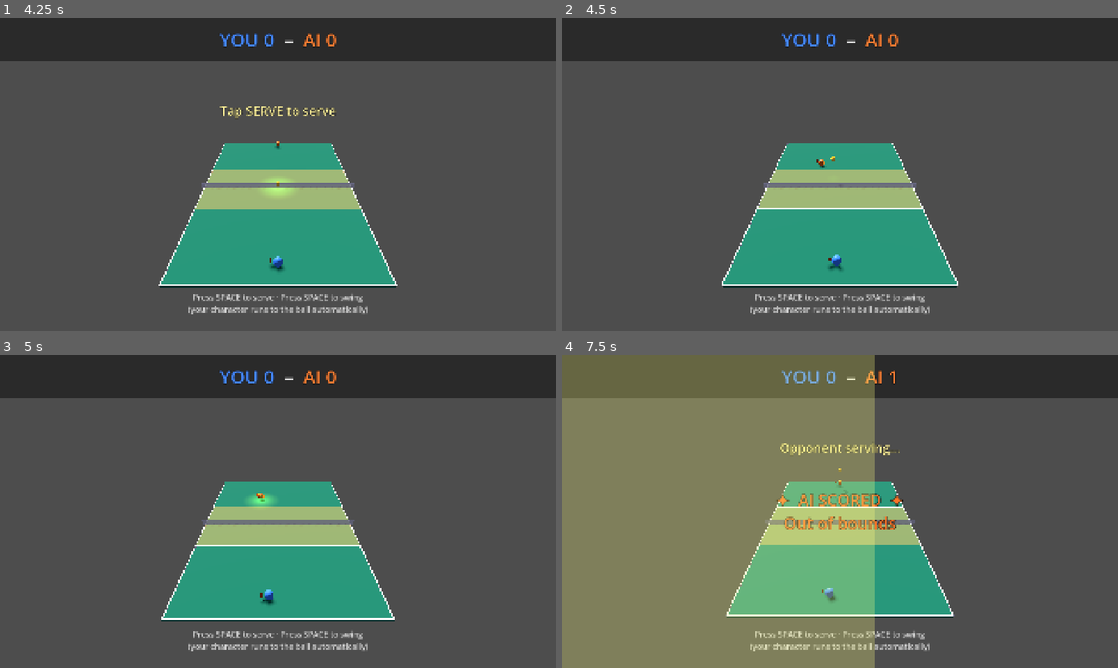
Above: before the commit, frames 1-4 (two rows, left to right).
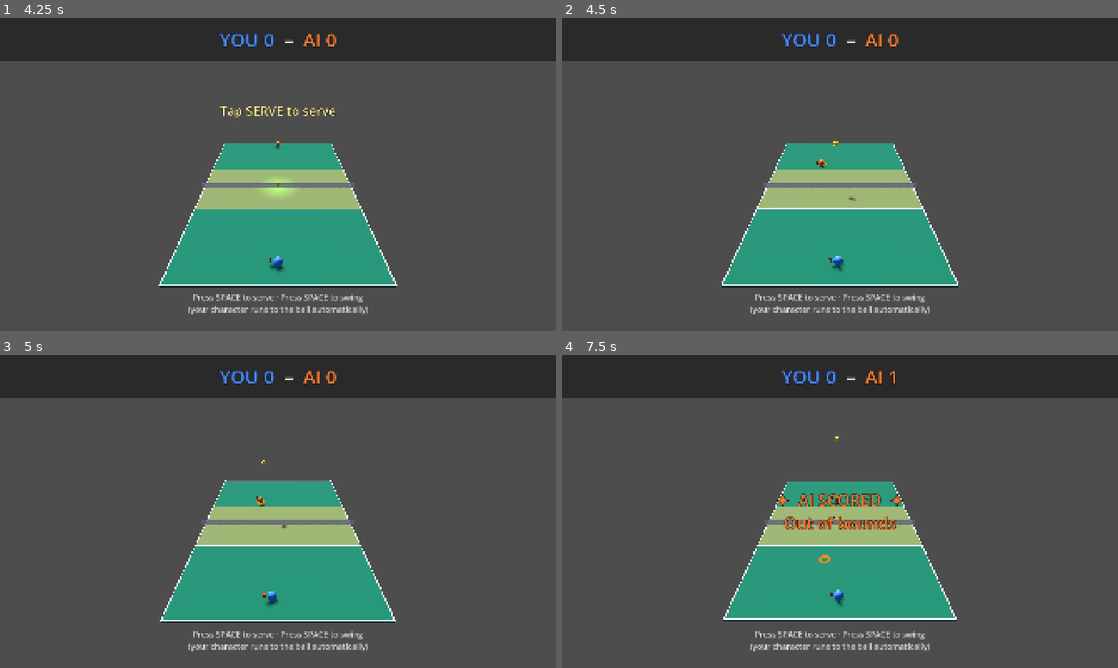
Above: after the commit, the same moments.

Repository: altafhssn/pickleball
Game: Godot game, scene res://scenes/Main.tscn
Two runs of this game, one before a commit and one after it. Both use one fixed random seed, a clock stepped at 60 frames per second and the inputs below.
Inputs (mouse positions are in pixels of both pictures, inside the frame that each line leads up to):
- Up to frame 1 (4.25 s): click "▲" at 0.5 s; click "◀" at 1.25 s; click "▶" at 2 s; click "▼" at 2.75 s; click "▶ Quick Match" at 3.5 s
- Up to frame 2 (4.5 s): tap Space at 4.25 s; move the mouse to (962, 158) at 4.27 s; click (962, 158) at 4.42 s
- Up to frame 3 (5 s): tap Space at 4.52 s
- Up to frame 4 (7.5 s): tap Space every 0.75 s from 5 to 7.25 s; drag from (728, 527) to (812, 574) at 5.02 s; move the mouse to (895, 442) at 5.77 s; click (895, 442) at 5.92 s; drag from (812, 574) to (673, 464) at 6.52 s; move the mouse to (1006, 558) at 7.27 s; click (1006, 558) at 7.42 s

Frame 1 is identical in both runs. In frame 2, 0.2% of the frame differs, in the area x 28-72%, y 39-87%; in frame 3, 1.1%; in frame 4, 57%, in the area x 0-71%, y 0-100%.

Commit message:
[pacing] Slow the ball down after the court scale-up
User: 'ball is moving too fast' (and 'moving on its own', which I'll
chase separately). The 1.5× court bump kept flight times constant,
so the same shot now covers 1.5× the ground in the same 0.55-1.0s,
hence faster apparent ball.

Stretched the flight-time curve in Ball.serve:
- Power 1.0: 0.55s → 0.90s
- Power 0.0: 1.00s → 1.40s
Same projectile math, just slower trajectories — the ball lands at
the same target, just takes longer to get there.

Dropped peak power values across the board so 'PERFECT' isn't max
heat:
- Player swing PERFECT: 1.00 → 0.85
- Player swing GOOD:    0.85 → 0.70
- Player swing OK:      0.65 → 0.50
- AI swing:             0.75 → 0.60
- AI serve:             0.70 → 0.55
- Player serve:         0.80 → 0.65

Co-Authored-By: Claude Opus 4.7 <noreply@anthropic.com>

Diff:
--- a/scripts/Ball.gd
+++ b/scripts/Ball.gd
@@ -132,8 +132,9 @@
 
 	# Solve projectile motion to land *exactly* at target_position.y = 0
 	# starting from from_position with a chosen flight time. Higher power
-	# = shorter flight time = flatter, faster serve.
-	var flight_time: float = lerpf(1.0, 0.55, clampf(power, 0.0, 1.0))
+	# = shorter flight time = flatter, faster shot. After the court scale
+	# bump, flight times stretched so the ball doesn't feel like a bullet.
+	var flight_time: float = lerpf(1.40, 0.90, clampf(power, 0.0, 1.0))
 	var g: float = ProjectSettings.get_setting("physics/3d/default_gravity", 9.8)
 
 	# y(t) = from.y + vy*t - 0.5*g*t² = target.y
--- a/scripts/Main.gd
+++ b/scripts/Main.gd
@@ -284,7 +284,7 @@
 	var space_now: bool = Input.is_key_pressed(KEY_SPACE)
 	if game_state.can_serve() and is_player_serving and player_serve_ready:
 		if space_now and not was_serve_space_pressed:
-			_launch_player_serve(0.8)
+			_launch_player_serve(0.65)
 	was_serve_space_pressed = space_now
 
 func _process_rally_input() -> void:
@@ -325,13 +325,13 @@
 	var power: float
 	if dist < PERFECT_DIST:
 		hud.show_message("✦ PERFECT! ✦", Color(0.2, 1.0, 0.4))
-		power = 1.0
+		power = 0.85
 	elif dist < GOOD_DIST:
 		hud.show_message("GOOD!", Color(1.0, 0.95, 0.2))
-		power = 0.85
+		power = 0.7
 	else:
 		hud.show_message("OK", Color(1.0, 0.6, 0.2))
-		power = 0.65
+		power = 0.5
 	var target_x: float = clampf(-ball.position.x * 0.7 + randf_range(-0.18, 0.18), -1.2, 1.2)
 	var target_z: float
 	match shot_type:
@@ -384,7 +384,7 @@
 	var target_x: float = clampf(-ball.position.x * 0.5 + randf_range(-0.45, 0.45), -1.2, 1.2)
 	var target_z: float = PLAYER_BASELINE + randf_range(0.3, 0.9)
 	var target := Vector3(target_x, 0, target_z)
-	ball.serve(ball.position, target, 0.75)
+	ball.serve(ball.position, target, 0.6)
 	ball.last_hitter_id = 1
 	EventBus.ball_hit.emit(1, BallRef.ShotType.DRIVE, 0.75)
 	match_manager.record_hit()
@@ -490,7 +490,7 @@
 
 func _on_touch_serve() -> void:
 	if game_state.can_serve() and is_player_serving and player_serve_ready:
-		_launch_player_serve(0.8)
+		_launch_player_serve(0.65)
 
 func _on_touch_lob() -> void:
 	_touch_hit(BallRef.ShotType.LOB)
@@ -886,7 +886,7 @@
 func _ai_serve() -> void:
 	# Center-ish target on the player's side, past their kitchen line.
 	var target = Vector3(randf_range(-0.5, 0.5), 0, PLAYER_BASELINE + 0.45)
-	ball.serve(ball.position, target, 0.7)
+	ball.serve(ball.position, target, 0.55)
 	ball.last_hitter_id = 1
 	EventBus.ball_served.emit(ball.position, target)
 	EventBus.ball_hit.emit(1, BallRef.ShotType.DRIVE, 0.6)
@@ -945,7 +945,7 @@
 
 	# Wii-Sports mobile swipe-serve: ignore velocity/direction details,
 	# just commit a default-power serve.
-	_launch_player_serve(0.8)
+	_launch_player_serve(0.65)
 
 func _handle_doubles_player_serve(swipe_dir: String, velocity: Vector2) -> void:
 	if swipe_dir != "up":
